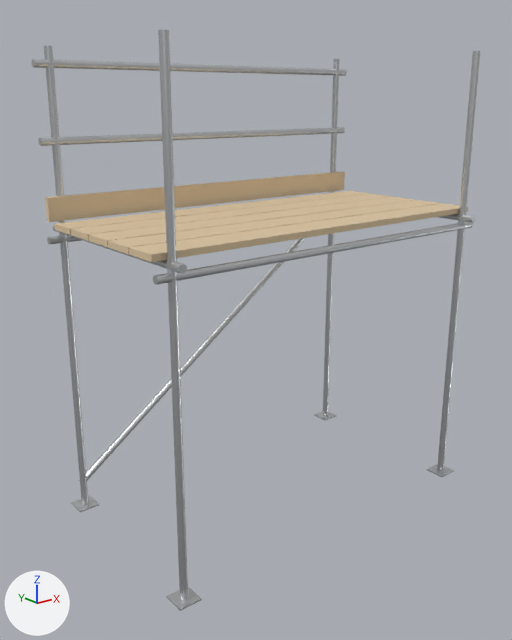
An edit to the glTF model modules/assets/internal/models/plant/plant.scaffold.bay.glb, drawn before and after from the same camera.
One viewpoint serves both versions: a camera (50 mm lens) standing at (-3.05, -3.64, 2.8) and looking at (-0.13, 0.02, 1.34). Lighting does not change. The marker at lower left points along +X, +Y and +Z. The older version comes first.

Before the edit, the objects in view are built like this:
```python
mat_softwood = principled_material('softwood')
mat_softwood.base_color = (0.72, 0.56, 0.36)  # beige #ddc5a2
mat_softwood.roughness = 0.75
mat_steel_galvanised = principled_material('steel_galvanised')
mat_steel_galvanised.base_color = (0.66, 0.68, 0.7)  # light grey #d4d7da
mat_steel_galvanised.metallic = 0.9
mat_steel_galvanised.roughness = 0.35
me_boards__softwood = bpy.data.meshes.new('boards__softwood')
me_boards__softwood.from_pydata(...)  # 48 vertices, 72 faces; spans x -1.3..1.3, y -0.62..0.65, z 2.03..2.22
me_boards__softwood.materials.append(mat_softwood)  # beige #ddc5a2
me_frame__steel_galvanised = bpy.data.meshes.new('frame__steel_galvanised')
me_frame__steel_galvanised.from_pydata(...)  # 248 vertices, 444 faces; spans x -1.3..1.3, y -0.75..0.75, z 0.0..3.1
me_frame__steel_galvanised.materials.append(mat_steel_galvanised)  # light grey #d4d7da
me_guardrail__steel_galvanised = bpy.data.meshes.new('guardrail__steel_galvanised')
me_guardrail__steel_galvanised.from_pydata(...)  # 48 vertices, 88 faces; spans x -1.3..1.3, y 0.63..0.67, z 2.53..3.02
me_guardrail__steel_galvanised.materials.append(mat_steel_galvanised)  # light grey #d4d7da
ob_boards__softwood = bpy.data.objects.new('boards__softwood', me_boards__softwood)
ob_boards__softwood.location = (0.0, 0.0, 0.0)
ob_frame__steel_galvanised = bpy.data.objects.new('frame__steel_galvanised', me_frame__steel_galvanised)
ob_frame__steel_galvanised.location = (0.0, 0.0, 0.0)
ob_guardrail__steel_galvanised = bpy.data.objects.new('guardrail__steel_galvanised', me_guardrail__steel_galvanised)
ob_guardrail__steel_galvanised.location = (0.0, 0.0, 0.0)
```
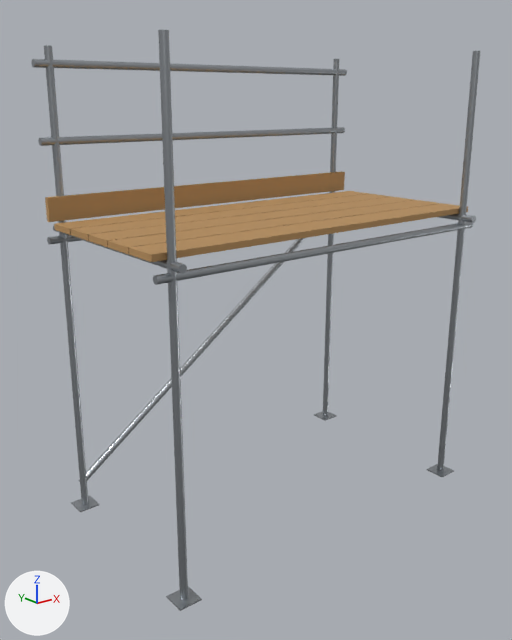
Boxes (x1, y1, x2, y2) around the edits, measured in the pictures (512 x 640 px):
'boards__softwood', recoloured (beige to orange)
    both: (45, 171, 468, 262)
'frame__steel_galvanised', recoloured
    both: (44, 30, 480, 611)
'guardrail__steel_galvanised', recoloured (light grey to grey)
    both: (32, 59, 347, 146)

What the commit changed:
Material 'softwood' (mat_softwood) changes colour from beige #ddc5a2 to orange #b88f5c; in linear values from (0.72, 0.56, 0.36) to (0.477, 0.274, 0.106).
Material 'steel_galvanised' (mat_steel_galvanised) changes colour from light grey #d4d7da to grey #a8adb3; in linear values from (0.66, 0.68, 0.7) to (0.393, 0.42, 0.448).
